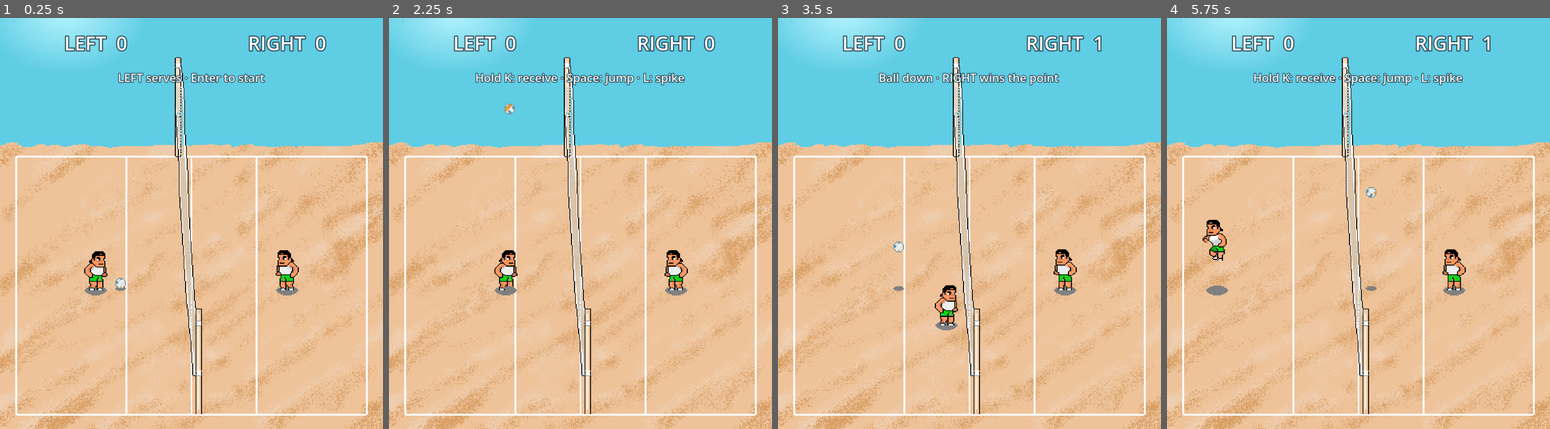
Above: before the commit, frames 1-4 (left to right).
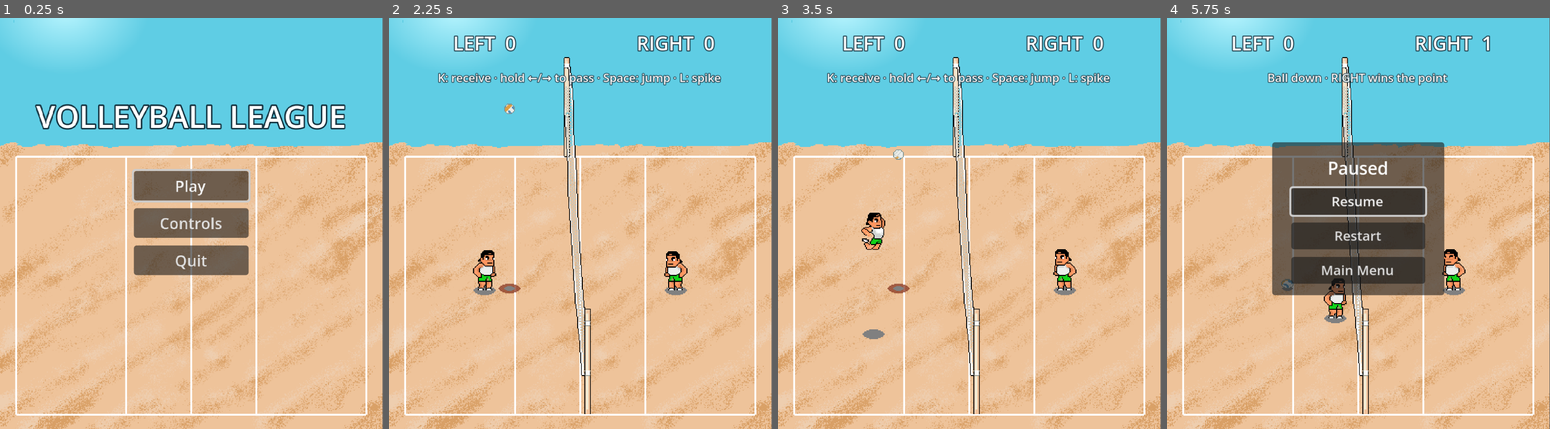
Above: after the commit, the same moments.

Repository: Munkhorgil1003/Beach-Volleyball-2D
Game: Godot game, scene res://scenes/menu.tscn
Same seed, same stepped clock (60 frames per second), same inputs: the game is played once before the commit and once after it. Before the commit the project starts from res://scenes/main.tscn.
Inputs (mouse positions are in pixels of both pictures, inside the frame that each line leads up to):
- Up to frame 1 (0.25 s): no input
- Up to frame 2 (2.25 s): click (580, 223) at 0.5 s, where only the run after the commit has a clickable "Controls"; click (580, 186) at 1.25 s, where only the run after the commit has a clickable "Play"; tap Enter (serve) at 2 s; hold D (move_right) from 2.03 s (still down); hold K (receive) from 2.03 s (still down)
- Up to frame 3 (3.5 s): tap Space (jump) at 2.27, 2.57, 3.02, 3.32 s; tap Enter (serve) at 2.3, 2.85 s; release D (move_right) at 2.78 s; release K (receive) at 2.78 s; hold S (move_down) from 2.78 s (still down); tap L (spike) at 3.05 s
- Up to frame 4 (5.75 s): release S (move_down) at 3.53 s; hold D (move_right) 3.53-4.28 s; hold L (spike) 3.53-4.28 s; tap Space (jump) at 3.8, 4.35, 4.52, 4.82, 5.27, 5.57 s; hold W (move_up) 4.28-5.03 s; tap K (receive) at 4.55 s; hold A (move_left) from 5.03 s (still down); hold K (receive) from 5.03 s (still down); tap Enter (serve) at 5.3 s; tap Escape (ui_cancel) at 5.65 s
In our replay, the window is 745x800 before the commit and 744x800 after it. These sizes can differ from the game's own. Grey fills any space a smaller window leaves; there, only what the larger window draws over its background counts as a difference.

The runs differ from the first frame. In frame 1, 16% of the frame differs, in the area x 0-100%, y 0-100%; in frame 2, 5.6%; in frame 3, 5.9%; in frame 4, 21%.

Commit message:
Added ai opponent and Menu bar, score counting and winning logics

Diff:
--- a/project.godot
+++ b/project.godot
@@ -11,7 +11,7 @@
 [application]
 
 config/name="Volleyball League"
-run/main_scene="res://scenes/main.tscn"
+run/main_scene="res://scenes/menu.tscn"
 config/features=PackedStringArray("4.7", "GL Compatibility")
 config/icon="res://icon.svg"
 
@@ -19,9 +19,11 @@
 
 window/size/viewport_width=400
 window/size/viewport_height=430
+window/size/mode=3
 window/size/window_width_override=800
 window/size/window_height_override=860
 window/stretch/mode="canvas_items"
+window/stretch/aspect="expand"
 
 [input]
 
--- a/scenes/main.tscn
+++ b/scenes/main.tscn
@@ -14,6 +14,8 @@
 [ext_resource type="Texture2D" uid="uid://b7d2lii76gcpl" path="res://assets/BVA2/playerSlide.png" id="8_jbj1t"]
 [ext_resource type="Script" uid="uid://d12otfy1l42ua" path="res://scripts/ball.gd" id="9_ball_script"]
 [ext_resource type="Script" uid="uid://dfbw03au8y3bl" path="res://scripts/match.gd" id="10_match"]
+[ext_resource type="Script" path="res://scripts/opponent.gd" id="11_opponent"]
+[ext_resource type="Texture2D" path="res://assets/beachFill.png" id="12_fill"]
 
 [sub_resource type="AtlasTexture" id="AtlasTexture_jscy8"]
 atlas = ExtResource("3_a8y0u")
@@ -779,17 +781,30 @@
 texture_filter = 1
 script = ExtResource("10_match")
 
+[node name="BeachFill" type="Sprite2D" parent="."]
+texture_repeat = 2
+position = Vector2(-1200, 0)
+texture = ExtResource("12_fill")
+centered = false
+region_enabled = true
+region_rect = Rect2(0, 0, 2800, 430)
+
 [node name="Beach" type="Sprite2D" parent="." unique_id=1509651797]
 texture = ExtResource("1_beach")
 centered = false
 
+[node name="LandingMarker" type="Sprite2D" parent="."]
+visible = false
+modulate = Color(1, 0.35, 0.2, 0.7)
+texture = ExtResource("5_shadow")
+
 [node name="PlayerLeft" type="AnimatedSprite2D" parent="." unique_id=891904134 node_paths=PackedStringArray("ball")]
 position = Vector2(100, 285)
 sprite_frames = SubResource("SpriteFrames_player")
-animation = &"block"
+animation = &"jump"
 autoplay = "idle"
-frame = 2
-frame_progress = 0.65872794
+frame = 7
+frame_progress = 1.0
 offset = Vector2(0, -21.5)
 script = ExtResource("7_movement")
 ball = NodePath("../Ball")
@@ -798,7 +813,7 @@
 show_behind_parent = true
 texture = ExtResource("5_shadow")
 
-[node name="PlayerRight" type="AnimatedSprite2D" parent="." unique_id=1917111200]
+[node name="PlayerRight" type="AnimatedSprite2D" parent="." unique_id=1917111200 node_paths=PackedStringArray("ball")]
 position = Vector2(300, 285)
 sprite_frames = SubResource("SpriteFrames_player")
 animation = &"idle"
@@ -807,6 +822,8 @@
 frame_progress = 0.5544884
 offset = Vector2(0, -21.5)
 flip_h = true
+script = ExtResource("11_opponent")
+ball = NodePath("../Ball")
 
 [node name="Shadow" type="Sprite2D" parent="PlayerRight" unique_id=1151136880]
 show_behind_parent = true
@@ -835,6 +852,7 @@
 texture = ExtResource("5_shadow")
 
 [node name="Scoreboard" type="CanvasLayer" parent="." unique_id=1119310435]
+follow_viewport_enabled = true
 
 [node name="LeftScore" type="Label" parent="Scoreboard" unique_id=359343793]
 offset_left = 20.0
@@ -871,3 +889,43 @@
 theme_override_font_sizes/font_size = 12
 text = "LEFT serves · Enter to start"
 horizontal_alignment = 1
+
+[node name="Popup" type="Panel" parent="Scoreboard"]
+process_mode = 3
+visible = false
+offset_left = 110.0
+offset_top = 130.0
+offset_right = 290.0
+offset_bottom = 290.0
+
+[node name="Box" type="VBoxContainer" parent="Scoreboard/Popup"]
+layout_mode = 0
+offset_left = 20.0
+offset_top = 14.0
+offset_right = 160.0
+offset_bottom = 146.0
+theme_override_constants/separation = 8
+
+[node name="Title" type="Label" parent="Scoreboard/Popup/Box"]
+layout_mode = 2
+theme_override_font_sizes/font_size = 18
+text = "Paused"
+horizontal_alignment = 1
+
+[node name="ResumeButton" type="Button" parent="Scoreboard/Popup/Box"]
+layout_mode = 2
+theme_override_font_sizes/font_size = 14
+text = "Resume"
+
+[node name="RestartButton" type="Button" parent="Scoreboard/Popup/Box"]
+layout_mode = 2
+theme_override_font_sizes/font_size = 14
+text = "Restart"
+
+[node name="MenuButton" type="Button" parent="Scoreboard/Popup/Box"]
+layout_mode = 2
+theme_override_font_sizes/font_size = 14
+text = "Main Menu"
+
+[node name="Camera2D" type="Camera2D" parent="."]
+position = Vector2(200, 215)
--- /dev/null
+++ b/scenes/menu.tscn
@@ -0,0 +1,85 @@
+[gd_scene format=3]
+
+[ext_resource type="Texture2D" path="res://assets/BVA2/beachbkgO.png" id="1_beach"]
+[ext_resource type="Script" path="res://scripts/menu.gd" id="2_menu"]
+[ext_resource type="Texture2D" path="res://assets/beachFill.png" id="3_fill"]
+
+[node name="Menu" type="Control"]
+texture_filter = 1
+layout_mode = 3
+anchors_preset = 0
+offset_right = 400.0
+offset_bottom = 430.0
+script = ExtResource("2_menu")
+
+[node name="BeachFill" type="Sprite2D" parent="."]
+texture_repeat = 2
+position = Vector2(-1200, 0)
+texture = ExtResource("3_fill")
+centered = false
+region_enabled = true
+region_rect = Rect2(0, 0, 2800, 430)
+
+[node name="Beach" type="TextureRect" parent="."]
+layout_mode = 0
+offset_right = 400.0
+offset_bottom = 430.0
+texture = ExtResource("1_beach")
+
+[node name="Title" type="Label" parent="."]
+layout_mode = 0
+offset_left = 10.0
+offset_top = 80.0
+offset_right = 390.0
+offset_bottom = 120.0
+theme_override_colors/font_color = Color(1, 1, 1, 1)
+theme_override_colors/font_outline_color = Color(0.08, 0.2, 0.25, 1)
+theme_override_constants/outline_size = 6
+theme_override_font_sizes/font_size = 32
+text = "VOLLEYBALL LEAGUE"
+horizontal_alignment = 1
+
+[node name="Buttons" type="VBoxContainer" parent="."]
+layout_mode = 0
+offset_left = 140.0
+offset_top = 160.0
+offset_right = 260.0
+offset_bottom = 270.0
+theme_override_constants/separation = 8
+
+[node name="PlayButton" type="Button" parent="Buttons"]
+layout_mode = 2
+theme_override_font_sizes/font_size = 16
+text = "Play"
+
+[node name="ControlsButton" type="Button" parent="Buttons"]
+layout_mode = 2
+theme_override_font_sizes/font_size = 16
+text = "Controls"
+
+[node name="QuitButton" type="Button" parent="Buttons"]
+layout_mode = 2
+theme_override_font_sizes/font_size = 16
+text = "Quit"
+
+[node name="ControlsText" type="Label" parent="."]
+layout_mode = 0
+offset_left = 10.0
+offset_top = 290.0
+offset_right = 390.0
+offset_bottom = 410.0
+theme_override_colors/font_color = Color(1, 1, 1, 1)
+theme_override_colors/font_outline_color = Color(0.08, 0.2, 0.25, 1)
+theme_override_constants/outline_size = 3
+theme_override_font_sizes/font_size = 12
+text = "WASD / Arrows: move
+Enter: serve
+K: receive (hold for a higher toss)
+Hold ←/→ while receiving: pass over the net
+Space: jump
+L: spike
+Esc: pause"
+horizontal_alignment = 1
+
+[node name="Camera2D" type="Camera2D" parent="."]
+position = Vector2(200, 215)
--- a/scripts/ball.gd
+++ b/scripts/ball.gd
@@ -19,6 +19,7 @@
 @export_range(1.0, 100.0) var receive_reach: float = 20.0
 @export_range(1.0, 100.0) var receive_height_reach: float = 16.0
 @export var receive_upward_speed: float = 260.0
+@export var charged_receive_upward_speed: float = 410.0
 @export var net_x: float = 200.0
 @export var net_height: float = 50.0
 @export var net_span: Vector2 = Vector2(145, 415)
@@ -74,7 +75,8 @@
 
 
 func try_receive(hand_ground_position: Vector2, hand_height: float,
-		hitter_side: int = Side.LEFT) -> bool:
+		hitter_side: int = Side.LEFT, charge: float = 0.0,
+		pass_velocity: Vector2 = Vector2.ZERO) -> bool:
 	if not rally_active or height_above_ground <= 0.0:
 		return false
 	if global_position.distance_to(hand_ground_position) > receive_reach:
@@ -83,11 +85,26 @@
 		return false
 
 	last_touch = hitter_side
-	velocity = Vector2.ZERO
-	vertical_speed = receive_upward_speed
+	velocity = pass_velocity
+	vertical_speed = receive_speed(charge)
 	play("spin")
 	_update_visuals()
 	return true
+
+
+func receive_speed(charge: float) -> float:
+	return lerpf(receive_upward_speed,
+		maxf(receive_upward_speed, charged_receive_upward_speed), clampf(charge, 0.0, 1.0))
+
+
+# Seconds until the ball reaches the sand, starting from this height and upward speed.
+func seconds_to_ground(height: float, upward_speed: float) -> float:
+	return (upward_speed + sqrt(upward_speed * upward_speed + 2.0 * gravity * height)) / gravity
+
+
+# Where the ball will touch the sand if nothing hits it first.
+func predict_landing() -> Vector2:
+	return global_position + velocity * seconds_to_ground(height_above_ground, vertical_speed)
 
 
 func _physics_process(delta: float) -> void:
--- a/scripts/match.gd
+++ b/scripts/match.gd
@@ -1,12 +1,14 @@
 extends Node2D
 
 const Ball = preload("res://scripts/ball.gd")
-enum State { WAITING_FOR_SERVE, RALLY, POINT }
+enum State { WAITING_FOR_SERVE, RALLY, POINT, GAME_OVER }
 
 @export var court_bounds: Rect2 = Rect2(16, 145, 368, 270)
 @export var point_pause: float = 1.2
+@export var winning_score: int = 7
 @export var toss_height: float = 160.0
 @export var toss_speed: float = 160.0
+@export var ai_serve_delay: float = 1.0
 
 @onready var ball = $Ball
 @onready var player_left = $PlayerLeft
@@ -16,55 +18,82 @@
 @onready var left_score_label: Label = $Scoreboard/LeftScore
 @onready var right_score_label: Label = $Scoreboard/RightScore
 @onready var status_label: Label = $Scoreboard/Status
+@onready var landing_marker: Sprite2D = $LandingMarker
+@onready var popup: Panel = $Scoreboard/Popup
+@onready var popup_title: Label = $Scoreboard/Popup/Box/Title
+@onready var resume_button: Button = $Scoreboard/Popup/Box/ResumeButton
+@onready var restart_button: Button = $Scoreboard/Popup/Box/RestartButton
+@onready var menu_button: Button = $Scoreboard/Popup/Box/MenuButton
 
 var scores: Array[int] = [0, 0]
 var serving_side: int = Ball.Side.LEFT
 var state: State = State.WAITING_FOR_SERVE
 var point_time_left: float = 0.0
+var serve_time_left: float = 0.0
 
 
 func _ready() -> void:
 	ball.landed.connect(_on_ball_landed)
+	resume_button.pressed.connect(_on_resume_pressed)
+	restart_button.pressed.connect(_on_restart_pressed)
+	menu_button.pressed.connect(_on_menu_pressed)
 	_update_scores()
 	_prepare_serve()
 
 
 func _unhandled_input(event: InputEvent) -> void:
-	if state == State.WAITING_FOR_SERVE and event.is_action_pressed("serve"):
+	if event.is_action_pressed("ui_cancel") and state != State.GAME_OVER:
+		_show_popup("Paused", true)
+		get_tree().paused = true
+		get_viewport().set_input_as_handled()
+	elif state == State.WAITING_FOR_SERVE and serving_side == Ball.Side.LEFT \
+			and event.is_action_pressed("serve"):
 		_start_serve()
 		get_viewport().set_input_as_handled()
 
 
 func _process(delta: float) -> void:
+	# Show where the ball will come down so it is easier to get under it.
+	landing_marker.visible = state == State.RALLY and ball.height_above_ground > 0.0
+	if landing_marker.visible:
+		landing_marker.position = ball.predict_landing()
+
 	if state == State.POINT:
 		point_time_left -= delta
 		if point_time_left <= 0.0:
 			_prepare_serve()
+	elif state == State.WAITING_FOR_SERVE and serving_side == Ball.Side.RIGHT:
+		serve_time_left -= delta
+		if serve_time_left <= 0.0:
+			_start_serve()
 
 
 func _prepare_serve() -> void:
 	state = State.WAITING_FOR_SERVE
 	player_left.controls_enabled = false
 	player_left.reset_for_serve(left_start)
-	player_right.position = right_start
-	player_right.play("idle")
+	player_right.controls_enabled = false
+	player_right.reset_for_serve(right_start)
+	serve_time_left = ai_serve_delay
 	var serve_position := left_start + Vector2(26, -2)
 	if serving_side == Ball.Side.RIGHT:
 		serve_position = right_start + Vector2(-26, -2)
 	ball.prepare_serve(serve_position, serving_side)
 	var server := "LEFT" if serving_side == Ball.Side.LEFT else "RIGHT"
 	status_label.text = "%s serves · Enter to start" % server
+	if serving_side == Ball.Side.RIGHT:
+		status_label.text = "RIGHT serves · get ready"
 
 
 func _start_serve() -> void:
 	state = State.RALLY
 	player_left.controls_enabled = true
+	player_right.controls_enabled = true
 	if serving_side == Ball.Side.LEFT:
 		ball.serve(Vector2.ZERO, toss_height, toss_speed)
 	else:
-		# A straight serve until the right player's rally AI is added.
-		ball.serve(Vector2(-140, 0), 60.0, 200.0)
-	status_label.text = "Hold K: receive · Space: jump · L: spike"
+		ball.serve(Vector2(randf_range(-220, -120), randf_range(-40, 40)), 60.0, 200.0)
+	status_label.text = "K: receive · hold ←/→ to pass · Space: jump · L: spike"
 
 
 func _on_ball_landed(ground_position: Vector2, last_touch: int) -> void:
@@ -78,15 +107,48 @@
 		winner = Ball.Side.RIGHT if last_touch == Ball.Side.LEFT else Ball.Side.LEFT
 	scores[winner] += 1
 	serving_side = winner
+	_update_scores()
+	var team := "LEFT" if winner == Ball.Side.LEFT else "RIGHT"
+	if scores[winner] >= winning_score:
+		state = State.GAME_OVER
+		player_left.controls_enabled = false
+		player_right.controls_enabled = false
+		status_label.text = ""
+		_show_popup("%s wins!" % team, false)
+		return
 	state = State.POINT
 	point_time_left = point_pause
 	player_left.controls_enabled = false
-	var team := "LEFT" if winner == Ball.Side.LEFT else "RIGHT"
+	player_right.controls_enabled = false
 	var reason := "Ball down" if inside else "Out"
 	status_label.text = "%s · %s wins the point" % [reason, team]
-	_update_scores()
 
 
 func _update_scores() -> void:
 	left_score_label.text = "LEFT  %d" % scores[Ball.Side.LEFT]
 	right_score_label.text = "RIGHT  %d" % scores[Ball.Side.RIGHT]
+
+
+func _show_popup(title: String, can_resume: bool) -> void:
+	popup_title.text = title
+	resume_button.visible = can_resume
+	popup.show()
+	if can_resume:
+		resume_button.grab_focus()
+	else:
+		restart_button.grab_focus()
+
+
+func _on_resume_pressed() -> void:
+	popup.hide()
+	get_tree().paused = false
+
+
+func _on_restart_pressed() -> void:
+	get_tree().paused = false
+	get_tree().reload_current_scene()
+
+
+func _on_menu_pressed() -> void:
+	get_tree().paused = false
+	get_tree().change_scene_to_file("res://scenes/menu.tscn")
--- /dev/null
+++ b/scripts/menu.gd
@@ -0,0 +1,26 @@
+extends Control
+
+@onready var play_button: Button = $Buttons/PlayButton
+@onready var controls_button: Button = $Buttons/ControlsButton
+@onready var quit_button: Button = $Buttons/QuitButton
+@onready var controls_text: Label = $ControlsText
+
+
+func _ready() -> void:
+	play_button.pressed.connect(_on_play_pressed)
+	controls_button.pressed.connect(_on_controls_pressed)
+	quit_button.pressed.connect(_on_quit_pressed)
+	controls_text.hide()
+	play_button.grab_focus()
+
+
+func _on_play_pressed() -> void:
+	get_tree().change_scene_to_file("res://scenes/main.tscn")
+
+
+func _on_controls_pressed() -> void:
+	controls_text.visible = not controls_text.visible
+
+
+func _on_quit_pressed() -> void:
+	get_tree().quit()
--- /dev/null
+++ b/scripts/opponent.gd
@@ -0,0 +1,89 @@
+extends AnimatedSprite2D
+
+# Simple computer player for the right side: run under the ball and pass it back.
+const Ball = preload("res://scripts/ball.gd")
+
+@export var speed: float = 90.0
+@export var court_bounds: Rect2 = Rect2(224, 155, 142, 255)
+@export var ball: Ball
+@export_range(0, 30) var receive_contact_frame: int = 1
+@export var receive_hand_offset: Vector2 = Vector2(12, 18)
+# Passes land somewhere inside this part of the left court.
+@export var pass_target_area: Rect2 = Rect2(50, 170, 120, 220)
+
+var controls_enabled: bool = false
+var home_position: Vector2
+var is_receiving: bool = false
+var receive_hit: bool = false
+
+
+func _ready() -> void:
+	home_position = position
+	animation_finished.connect(_on_animation_finished)
+
+
+func reset_for_serve(ground_position: Vector2) -> void:
+	position = ground_position
+	is_receiving = false
+	receive_hit = false
+	flip_h = true
+	play("idle")
+
+
+func _physics_process(delta: float) -> void:
+	var direction := Vector2.ZERO
+	if controls_enabled and not is_receiving:
+		var target := home_position
+		if _ball_is_ours():
+			# Stand so the hands, not the feet, end up under the ball.
+			target = ball.predict_landing() + Vector2(receive_hand_offset.x, 0)
+		if position.distance_to(target) > 2.0:
+			direction = position.direction_to(target)
+	position += direction * speed * delta
+	position = position.clamp(court_bounds.position, court_bounds.end)
+
+	if not is_receiving:
+		play("idle" if direction == Vector2.ZERO else "run")
+		if controls_enabled and _ball_is_ours() and ball.vertical_speed < 0.0 \
+				and ball.height_above_ground < 40.0 \
+				and ball.global_position.distance_to(_hand_position()) < ball.receive_reach:
+			is_receiving = true
+			receive_hit = false
+			play("receive")
+
+	if is_receiving and not receive_hit and frame >= receive_contact_frame:
+		receive_hit = ball.try_receive(_hand_position(), receive_hand_offset.y,
+			Ball.Side.RIGHT, 1.0, _pass_velocity())
+		# Wait at the contact pose until the ball arrives or the rally ends.
+		if not receive_hit and _ball_is_ours():
+			pause()
+		elif not is_playing():
+			play("receive")
+
+	var frame_height := sprite_frames.get_frame_texture(animation, frame).get_height()
+	offset.y = -frame_height / 2.0
+
+
+func _ball_is_ours() -> bool:
+	if not is_instance_valid(ball) or not ball.rally_active:
+		return false
+	if ball.last_touch == Ball.Side.RIGHT:
+		return false
+	return ball.position.x > ball.net_x or ball.velocity.x > 0.0
+
+
+func _hand_position() -> Vector2:
+	return global_position + Vector2(-receive_hand_offset.x, 0)
+
+
+func _pass_velocity() -> Vector2:
+	var target := Vector2(
+		randf_range(pass_target_area.position.x, pass_target_area.end.x),
+		randf_range(pass_target_area.position.y, pass_target_area.end.y))
+	var air_time := ball.seconds_to_ground(ball.height_above_ground, ball.receive_speed(1.0))
+	return (target - ball.global_position) / air_time
+
+
+func _on_animation_finished() -> void:
+	if animation == &"receive":
+		is_receiving = false
--- a/scripts/player.gd
+++ b/scripts/player.gd
@@ -5,7 +5,7 @@
 @export var speed: float = 110.0
 # Bounds use the player's feet as the position, with room for the sprite at each side.
 @export var court_bounds: Rect2 = Rect2(34, 155, 142, 255)
-@export var jump_speed: float = 220.0
+@export var jump_speed: float = 300.0
 @export var gravity: float = 550.0
 @export var ball: Ball
 # Frame numbers start at zero. X is forward reach; Y is height above the feet.
@@ -13,6 +13,8 @@
 @export var spike_hand_offset: Vector2 = Vector2(12, 38)
 @export_range(0, 30) var receive_contact_frame: int = 1
 @export var receive_hand_offset: Vector2 = Vector2(12, 18)
+@export_range(0.1, 3.0) var receive_charge_time: float = 1.0
+@export var pass_speed: float = 120.0
 @export var side: Ball.Side = Ball.Side.LEFT
 
 var controls_enabled: bool = true
@@ -23,6 +25,7 @@
 var spike_hit: bool = false
 var is_receiving: bool = false
 var receive_hit: bool = false
+var receive_hold_time: float = 0.0
 var jump_queued: bool = false
 
 
@@ -48,6 +51,7 @@
 	elif event.is_action_pressed("receive") and not is_jumping and not is_receiving:
 		is_receiving = true
 		receive_hit = false
+		receive_hold_time = 0.0
 		play("receive")
 		_on_frame_changed()
 
@@ -64,7 +68,11 @@
 			return
 		var facing := -1.0 if flip_h else 1.0
 		var hand_position := global_position + Vector2(receive_hand_offset.x * facing, 0)
-		receive_hit = ball.try_receive(hand_position, receive_hand_offset.y, side)
+		var charge := clampf(receive_hold_time / receive_charge_time, 0.0, 1.0)
+		# Holding left or right sends the ball that way instead of straight up.
+		var pass_velocity := Vector2(Input.get_axis("move_left", "move_right") * pass_speed, 0)
+		receive_hit = ball.try_receive(hand_position, receive_hand_offset.y, side, charge,
+			pass_velocity)
 		if receive_hit:
 			if jump_queued:
 				_start_jump()
@@ -106,6 +114,7 @@
 	spike_hit = false
 	is_receiving = false
 	receive_hit = false
+	receive_hold_time = 0.0
 	jump_queued = false
 	flip_h = side == Ball.Side.RIGHT
 	stop()
@@ -114,8 +123,12 @@
 
 
 func _physics_process(delta: float) -> void:
+	if controls_enabled and is_receiving and not receive_hit and Input.is_action_pressed("receive"):
+		receive_hold_time = minf(receive_hold_time + delta, receive_charge_time)
+
 	var direction := Input.get_vector("move_left", "move_right", "move_up", "move_down")
-	if not controls_enabled:
+	# While receiving, the arrows only aim the pass instead of walking.
+	if not controls_enabled or is_receiving:
 		direction = Vector2.ZERO
 	position += direction * speed * delta
 	position = position.clamp(court_bounds.position, court_bounds.end)
Binary file added: assets/beachFill.png
Not shown, added: assets/beachFill.png.import
Not shown, added: scripts/menu.gd.uid
Not shown, added: scripts/opponent.gd.uid
